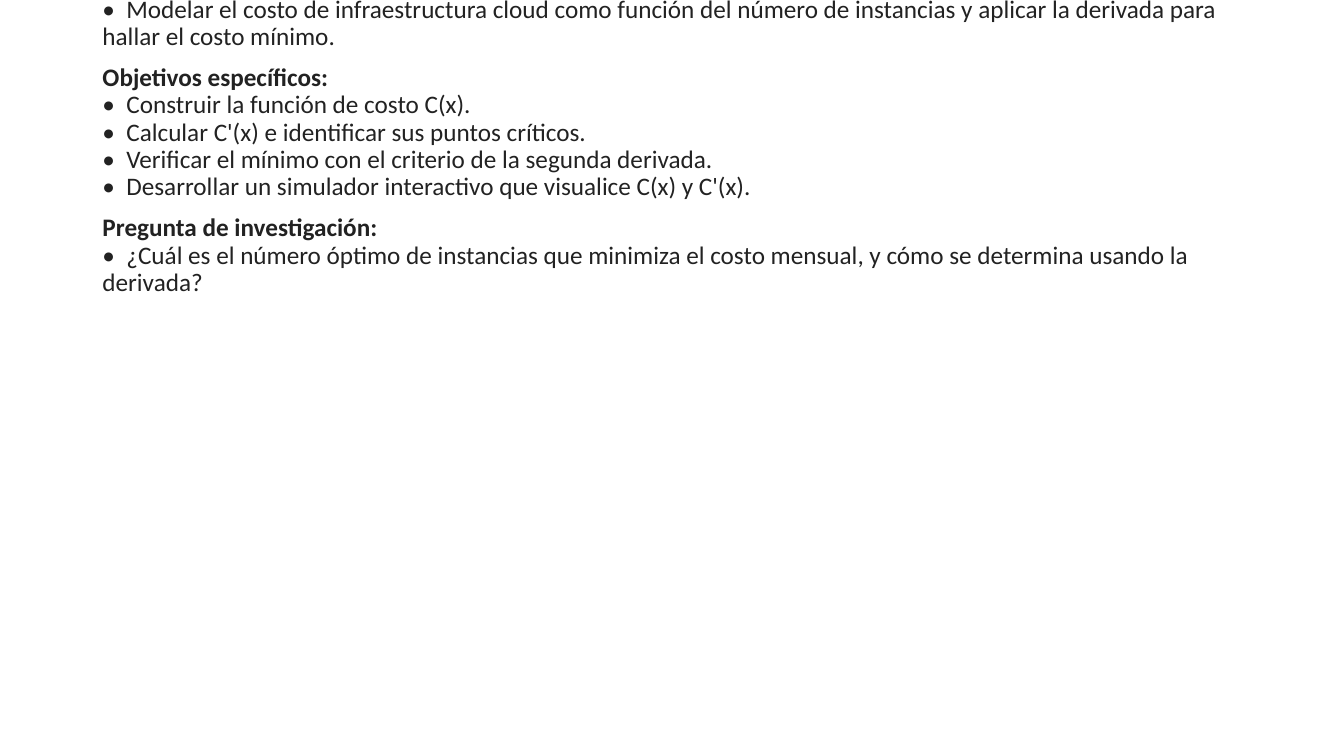
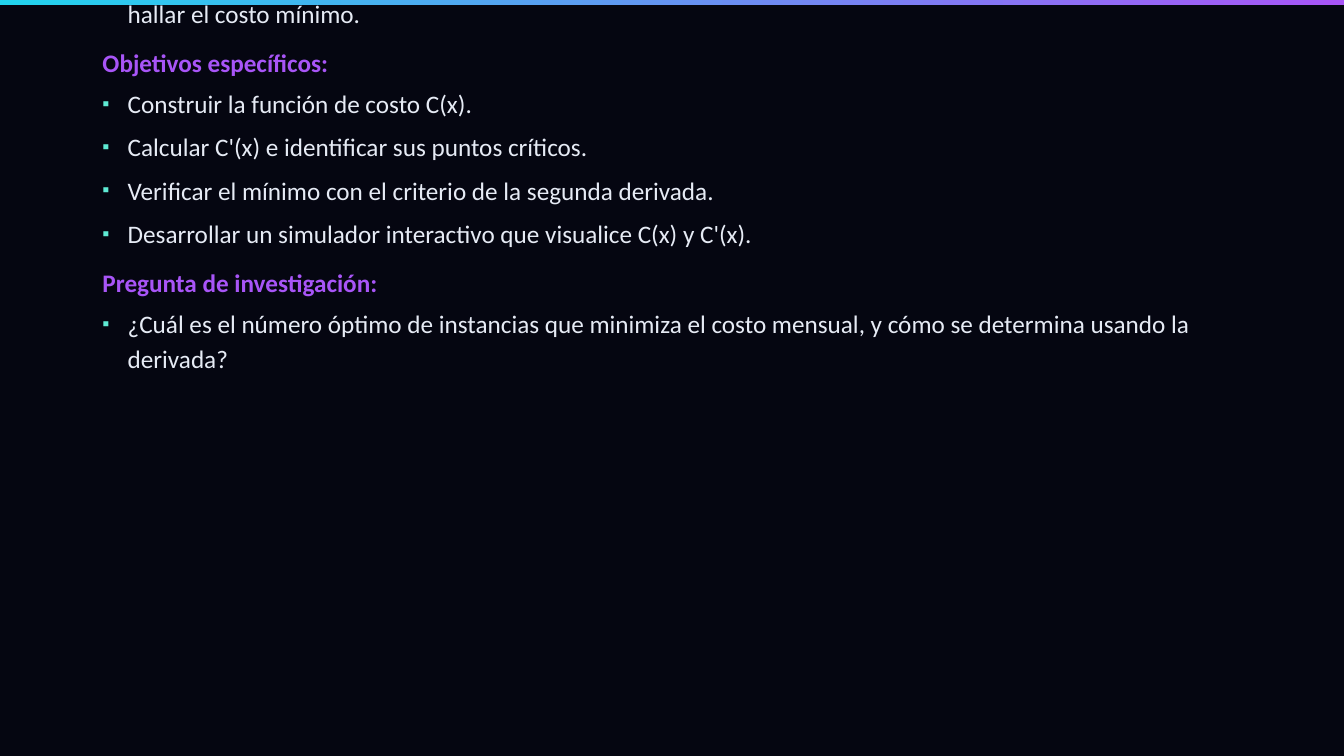
Before and after one commit to acarrascov/proyecto-calculo-optimizacion-cloud, a slide deck: slide 4 of Presentación Proyecto.pptx. Drawn at 1344x756 pixels with LibreOffice and Linux fonts; fonts in the diff are those of the drawing. Boxes give left, top, right and bottom in pixels: in the first picture for what was removed or moved away, otherwise in the second. Text is boxed around its words. In the diff, an @@ line names an element or a change of style, - is before the commit and + after.

Commit message:
Rediseno visual del PPT: paleta oscura del sitio (cian/violeta/teal), vinetas reales de PowerPoint en vez de texto '*', barra de acento y cronograma con fechas reales

```diff
--- a/Presentación Proyecto.pptx
+++ b/Presentación Proyecto.pptx
@@ background #FFFFFF to #050611 @@
@@ rectangle added at <box>0,0,1344,5</box>, fill gradient #22D3EE to #A855F7 @@
@@ title at <box>128,3,360,23</box>: text changed; text colour #222222 to #E6EBF5 @@
-• Modelar el costo de infraestructura cloud como función del número de instancias y aplicar la derivada para hallar el costo mínimo.
+▪ Modelar el costo de infraestructura cloud como función del número de instancias y aplicar la derivada para hallar el costo mínimo.
@@ title at <box>102,54,377,297</box>: text colour #222222 to #22D3EE in "Objetivos y preguntas de investigación"; text colour #222222 to #A855F7 in "Objetivo general:", "Objetivos específicos:", "Pregunta de investigación:"; more space between paragraphs @@
@@ title at <box>128,94,751,247</box>: text changed; text colour #222222 to #E6EBF5 @@
-• Construir la función de costo C(x).
-• Calcular C'(x) e identificar sus puntos críticos.
-• Verificar el mínimo con el criterio de la segunda derivada.
-• Desarrollar un simulador interactivo que visualice C(x) y C'(x).
+▪ Construir la función de costo C(x).
+▪ Calcular C'(x) e identificar sus puntos críticos.
+▪ Verificar el mínimo con el criterio de la segunda derivada.
+▪ Desarrollar un simulador interactivo que visualice C(x) y C'(x).
@@ title at <box>128,315,1189,368</box>: text changed; text colour #222222 to #E6EBF5 @@
-• ¿Cuál es el número óptimo de instancias que minimiza el costo mensual, y cómo se determina usando la derivada?
+▪ ¿Cuál es el número óptimo de instancias que minimiza el costo mensual, y cómo se determina usando la derivada?
```
Also in this commit, not shown: 13 other slides changed, 1 other file.
